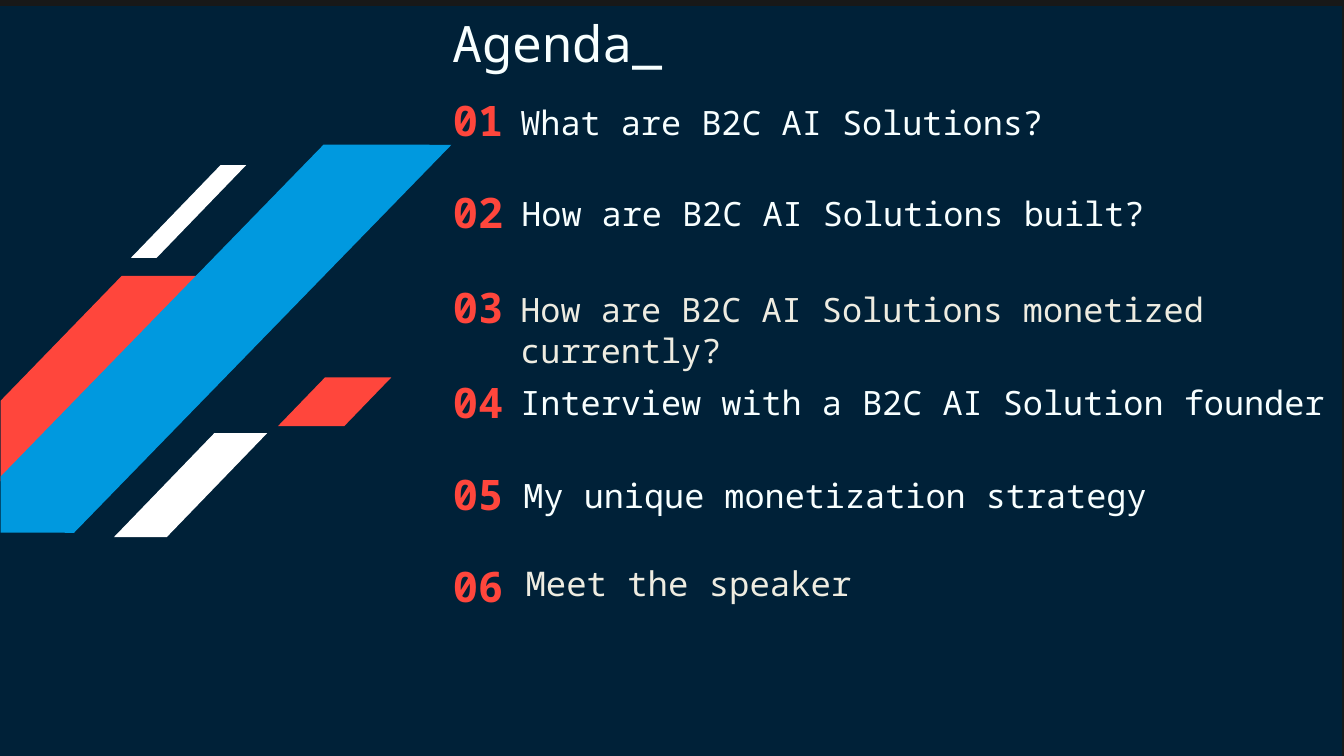
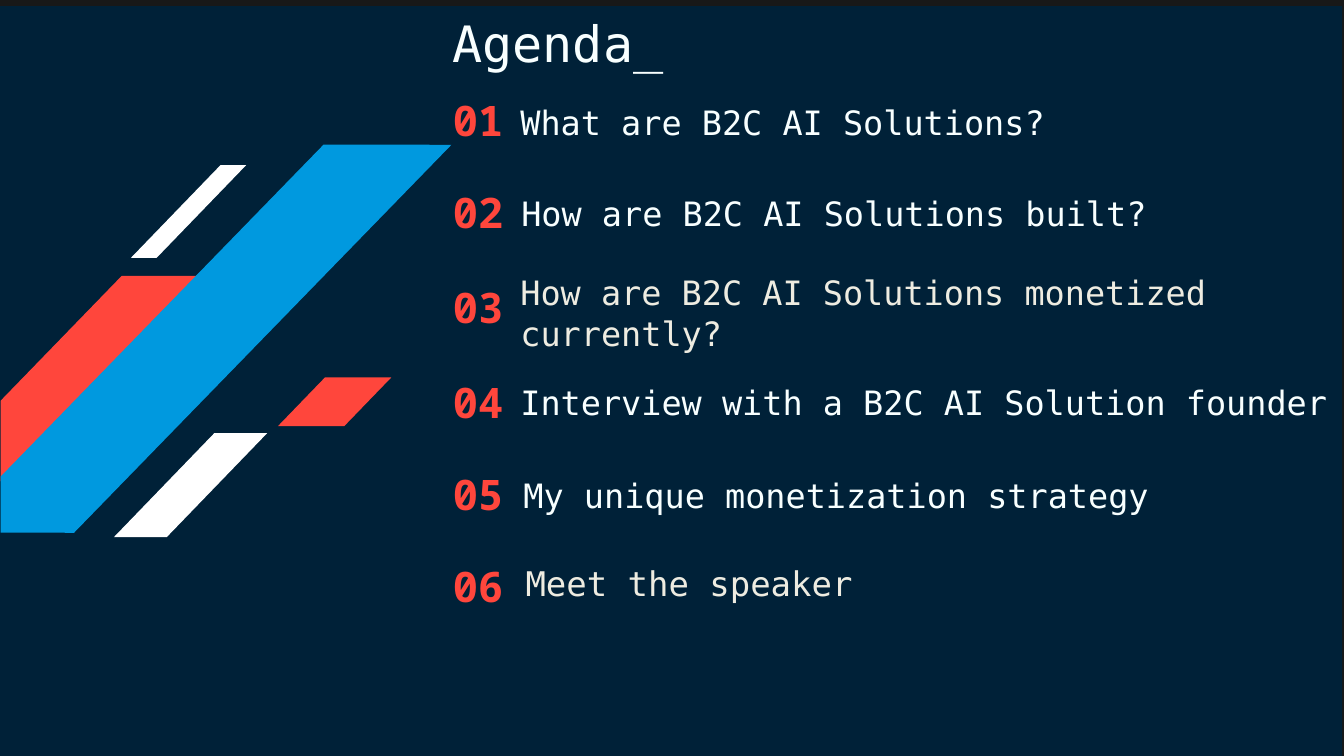
Before and after one commit to T3xtifyai/introduction-victor-onoja, a slide deck: slide 2 of 01-VICTOR_ODOH.pptx. Drawn at 1344x756 pixels with LibreOffice and Linux fonts; fonts in the diff are those of the drawing. Boxes give left, top, right and bottom in pixels: in the first picture for what was removed or moved away, otherwise in the second. Text is boxed around its words. In the diff, an @@ line names an element or a change of style, - is before the commit and + after.

```diff
--- a/01-VICTOR_ODOH.pptx
+++ b/01-VICTOR_ODOH.pptx
@@ font Noto Sans Mono to DejaVu Sans Mono in 7 elements at (452,24,663,73), (520,109,1045,136), (520,389,1327,416), (521,200,1146,227), (523,482,1148,515), (526,570,852,603), (520,279,1207,353) @@
@@ text "How are B2C AI Solutions ...": place and size @@
-text "How are B2C AI Solutions ..." at (520,296,1204,372)
+text "How are B2C AI Solutions ..." at (520,279,1207,353)
```
Also in this commit, not shown: 8 other slides changed.
